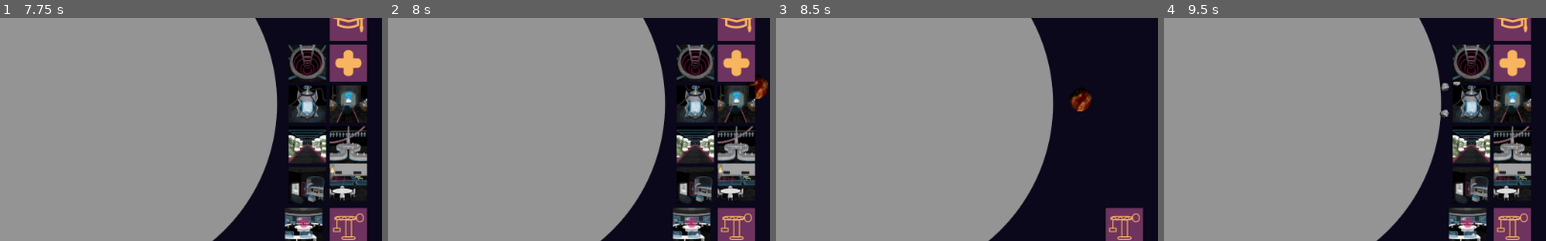
Above: before the commit, frames 1-4 (left to right).
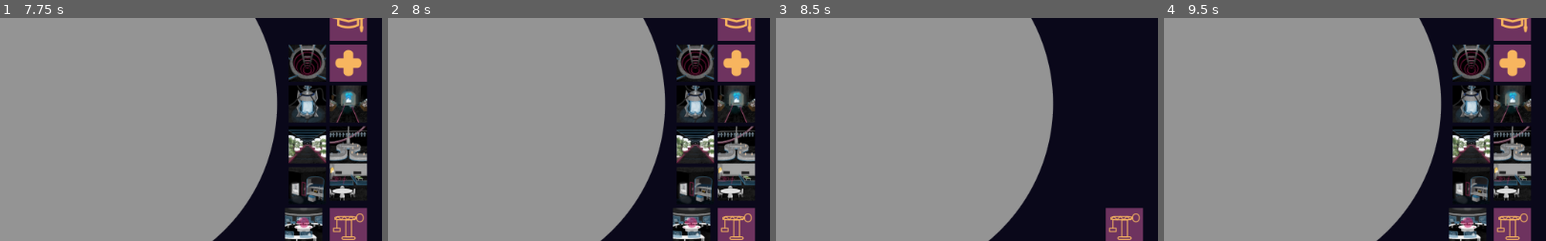
Above: after the commit, the same moments.

Repository: jhlothamer/gameOff2020
Game: Godot game, scene res://scenes/title/title.tscn
The game is run twice, just before and just after one commit, with the same random seed, the same clock (stepped at 60 frames per second) and the same inputs. Sound files missing from this copy of the repository are replaced by a short silence.
Inputs (mouse positions are % of the whole screen's width and height, from its top left):
- Up to frame 1 (7.75 s): click "New Game" at 0.5 s; move the mouse to (72, 45) at 1.27 s; hold Right (ui_right) 1.28-2 s; click (72, 45) at 1.42 s; drag from (30, 55) to (45, 70) at 2.02 s; click (96, 92) at 2.75 s; click (90, 65) at 3.5 s; click (96, 92) at 4.25 s; click (90, 83) at 5 s; click (96, 92) at 5.75 s; click (96, 47) at 6.5 s; click (96, 92) at 7.25 s
- Up to frame 2 (8 s): no input
- Up to frame 3 (8.5 s): click (96, 65) at 8 s
- Up to frame 4 (9.5 s): click (96, 92) at 8.75 s
The pictures show only the part of the screen within x 50-100%, y 46-96%; the shares and areas given below are measured in that part.

Frame 1 is identical in both runs. In frame 2, 0.3% of the frame differs, in the area x 94-100%, y 25-37%; in frame 3, 0.4%, in the area x 76-83%, y 31-42%; in frame 4, 0.2%.

Commit message:
add drive collision shape

Diff:
--- a/game/scenes/game/Asteroid.gd
+++ b/game/scenes/game/Asteroid.gd
@@ -1,7 +1,6 @@
 extends RigidBody2D
 
 var type = "Asteroid"
-var delayed_kick_offset = Vector2(0,0)
 var delayed_kick_impulse = Vector2(0,0)
 var physics_tick_countdown = 10
 var apply_initial_force = true
@@ -26,7 +25,7 @@
 			physics_tick_countdown -= 1
 
 func _give_asteroid_kick():
-	apply_impulse(delayed_kick_offset, delayed_kick_impulse )
+	apply_impulse(Vector2(0,0), delayed_kick_impulse )
 
 func _mark_for_disintegration():
 	marked_for_disintegration = true
--- a/game/scenes/game/MoonSurfaceCollision.gd
+++ b/game/scenes/game/MoonSurfaceCollision.gd
@@ -7,10 +7,16 @@
 	scale = Vector2(extents/10, extents/10)
 
 
-func _on_MoonSurfaceCollision_body_entered(body):
+func _body_impacted(body):
 	if "type" in body:
 		if body.type == "Asteroid":
 			spawn_mgr._asteroid_impact(body)
 		else:
 			# other types of collsions?
 			pass
+
+func _on_MoonSurfaceCollision_body_entered(body):
+	_body_impacted(body)
+
+func _on_DriveSurface_body_entered(body):
+	_body_impacted(body)
--- a/game/scenes/game/game.tscn
+++ b/game/scenes/game/game.tscn
@@ -164,6 +164,22 @@
 "_edit_use_anchors_": false
 }
 
+[node name="DriveSurfaceBody" type="StaticBody2D" parent="."]
+
+[node name="CollisionPolygon2D" type="CollisionPolygon2D" parent="DriveSurfaceBody"]
+position = Vector2( -5460, -495 )
+polygon = PoolVector2Array( 20, 20, 99.5332, 128.342, 134.329, 272.017, 153.411, 353.957, 156.779, 484.162, 135.452, 762.662, 55.7568, 946.348, -3.7334, 991.247, 35.5527, 1054.83, 116.37, 1052.59, 181.473, 1026.77, 474.435, 1086.26, 515.966, 1143.5, 606.886, 1122.18, 979.393, 1216.1, 1083.51, 1293.52, 1184.96, 1253.48, 1483.96, 1314.88, 1884.41, 1429.68, 1996.65, 1432.71, 1958.9, 1221.29, 1860.73, 485.063, 1974, -375.75, 1673.93, -390.83, 1505.57, -341.442, 1164.34, -310.013, 194.431, -33.8874, 73.2046, -60.8265, 5.85693, -54.0918, 0, 0 )
+
+[node name="DriveSurface" type="Area2D" parent="."]
+position = Vector2( -5460, -495 )
+__meta__ = {
+"_edit_group_": true,
+"_edit_lock_": true
+}
+
+[node name="CollisionPolygon2D" type="CollisionPolygon2D" parent="DriveSurface"]
+polygon = PoolVector2Array( 20, 20, 99.5332, 128.342, 134.329, 272.017, 153.411, 353.957, 156.779, 484.162, 135.452, 762.662, 55.7568, 946.348, -3.7334, 991.247, 35.5527, 1054.83, 116.37, 1052.59, 181.473, 1026.77, 474.435, 1086.26, 515.966, 1143.5, 606.886, 1122.18, 979.393, 1216.1, 1083.51, 1293.52, 1184.96, 1253.48, 1483.96, 1314.88, 1884.41, 1429.68, 1996.65, 1432.71, 1958.9, 1221.29, 1860.73, 485.063, 1974, -375.75, 1673.93, -390.83, 1505.57, -341.442, 1164.34, -310.013, 194.431, -33.8874, 73.2046, -60.8265, 5.85693, -54.0918, 0, 0 )
+
 [node name="MoonSurfaceCollision" type="Area2D" parent="."]
 visible = false
 scale = Vector2( 360, 360 )
@@ -314,6 +330,9 @@
 
 [node name="SpawnerMgr" type="Node" parent="."]
 script = ExtResource( 20 )
+min_time_between_asteroids = 5
+max_time_between_asteroids = 10
+max_concurrent_asteroids = 1
 
 [node name="AsteroidTimer" type="Timer" parent="SpawnerMgr"]
 one_shot = true
@@ -394,6 +413,7 @@
 [node name="AudioStreamPlayer" type="AudioStreamPlayer" parent="ZoomLevelSoundMixer/Zoom3Sound"]
 stream = ExtResource( 11 )
 volume_db = -18.0
+[connection signal="body_entered" from="DriveSurface" to="MoonSurfaceCollision" method="_on_DriveSurface_body_entered"]
 [connection signal="body_entered" from="MoonSurfaceCollision" to="MoonSurfaceCollision" method="_on_MoonSurfaceCollision_body_entered"]
 [connection signal="timeout" from="SpawnerMgr/AsteroidTimer" to="SpawnerMgr" method="_on_AsteroidTimer_timeout"]
 [connection signal="timeout" from="DamageMgr/DamageTimer" to="DamageMgr" method="_on_DamageTimer_timeout"]
--- a/game/scenes/managers/SpawnerMgr.gd
+++ b/game/scenes/managers/SpawnerMgr.gd
@@ -52,7 +52,6 @@
 		if _is_out_of_bounds(i):
 			i.queue_free()
 			fragments.erase(i)
-			print("fragment out of bounds, despawning")
 
 func _is_out_of_bounds(body):
 	if body.global_position.x > spawn_extents_max.x or \
@@ -89,7 +88,6 @@
 			asteroid.position = spawn_pos
 			asteroids.append(asteroid)
 			# delay kick to let physics body settle after spawning
-			asteroid.delayed_kick_offset = Vector2(rand_range(0,50),rand_range(0,50))
 			asteroid.delayed_kick_impulse = initial_kick
 			add_child(asteroid)
 			print("added asteroid at " + str(spawn_pos))
